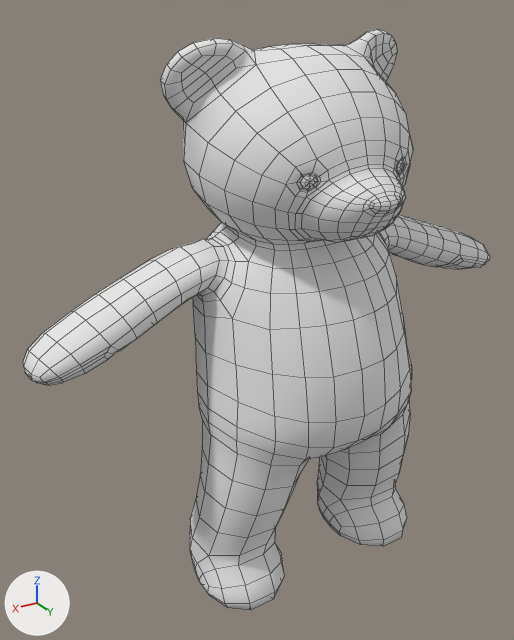
What one commit did to the FBX model TowerDefense/Assets/Modèles/nours_3.fbx.
Before and after are seen from a 50 mm camera at (4.37, 5.74, 6.91) aimed at (0.43, -0.83, 3.63). The axes (+X, +Y, +Z) are drawn at lower left. The lights are the same throughout. Mesh edges are drawn as thin lines. Where no turn or scale is listed for an object, it has been applied to the vertices.

The first picture shows 'Teddy_Bear.001'.
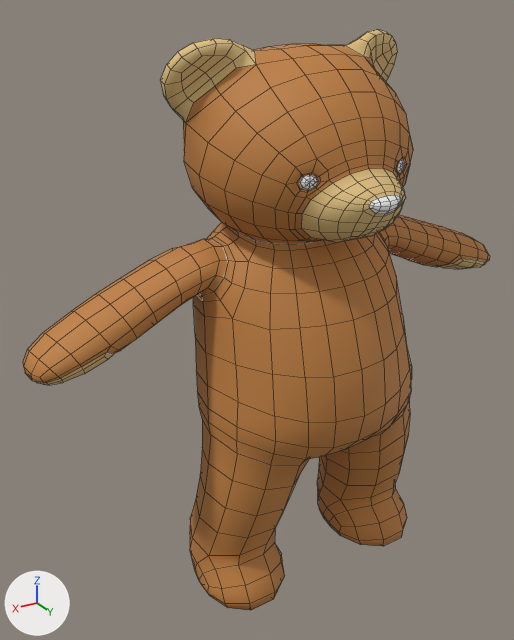
Patch to the scene script:
```diff
--- a/TowerDefense/Assets/Modèles/nours_3.fbx.py
+++ b/TowerDefense/Assets/Modèles/nours_3.fbx.py
@@ img_texture_nours_bmp @@
+img_texture_nours_bmp = load_image('texture_nours.bmp', '../../blender_files/texture_nours.bmp', 1024, 1024, 'sRGB')
@@ mat_material_002 @@
 mat_material_002 = principled_material('Material.002')
-mat_material_002.base_color = (0.8, 0.8, 0.8)  # white #e7e7e7
+mat_material_002.texture = img_texture_nours_bmp
 mat_material_002.roughness = 0.69
```

What differs and where, as boxes (x1, y1, x2, y2) in the pictures (514 x 640 px):
'Teddy_Bear.001', surface changed (grey to brown)
    both: (23, 29, 490, 611)
